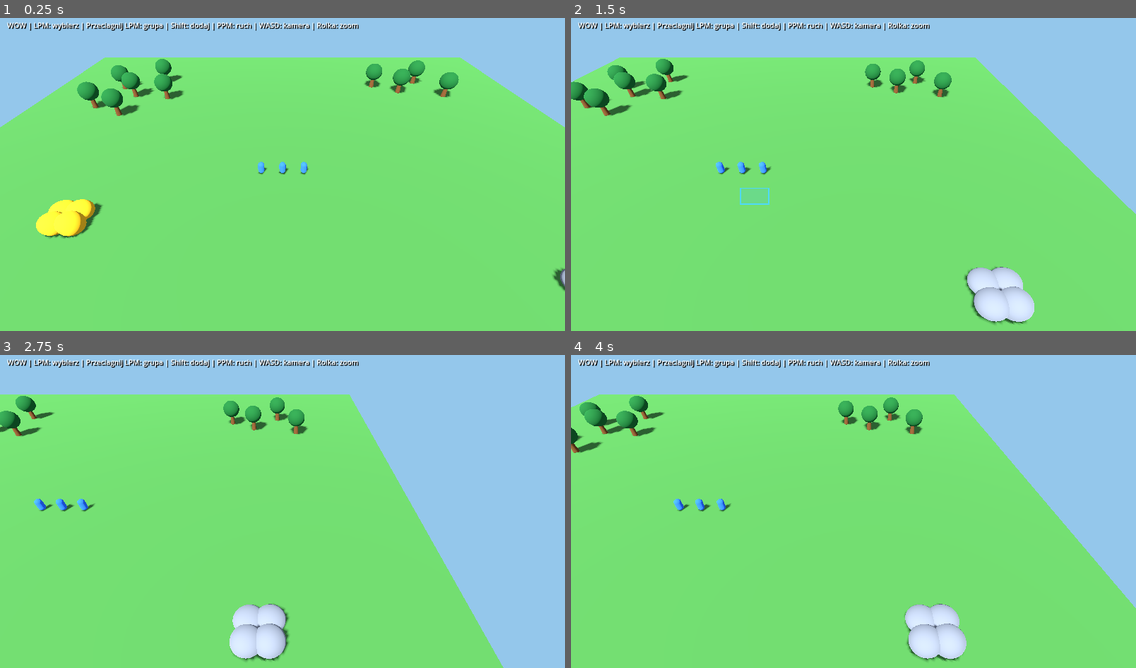
Above: before the commit, frames 1-4 (two rows, left to right).
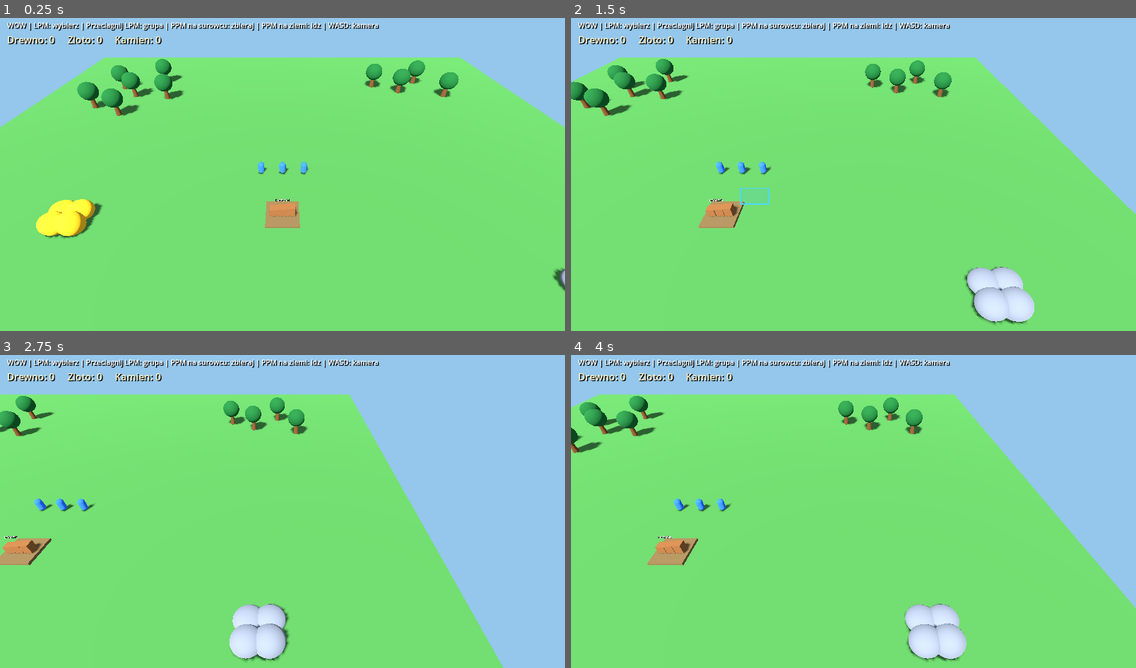
Above: after the commit, the same moments.

Repository: serafin1367/wow
Game: Godot game, scene res://scenes/main.tscn
The game is run twice, just before and just after one commit, with the same random seed, the same clock (stepped at 60 frames per second) and the same inputs.
Inputs (mouse positions are in pixels of both pictures, inside the frame that each line leads up to):
- Up to frame 1 (0.25 s): no input
- Up to frame 2 (1.5 s): tap Enter at 0.5 s; move the mouse to (977, 155) at 0.52 s; hold D 0.53-1.25 s; click (977, 155) at 0.67 s; drag from (740, 187) to (825, 237) at 1.27 s
- Up to frame 3 (2.75 s): move the mouse to (339, 439) at 2.02 s; hold D from 2.03 s (still down)
- Up to frame 4 (4 s): release D at 2.75 s; drag from (825, 574) to (684, 461) at 2.77 s; move the mouse to (1023, 558) at 3.52 s; hold A from 3.53 s (still down)

The runs differ from the first frame. In frame 1, 1.5% of the frame differs, in the area x 1-68%, y 1-68%; in frame 2, 1.5%; in frame 3, 1.6%, in the area x 0-68%, y 1-68%; in frame 4, 1.6%.

Commit message:
feat: integrate harvestable trees/mines, stockpile and live resource HUD

Diff:
--- a/scripts/main.gd
+++ b/scripts/main.gd
@@ -5,6 +5,8 @@
 const CAMERA_SCRIPT = preload("res://scripts/rts_camera.gd")
 const NAVIGATION_SCRIPT = preload("res://scripts/navigation_grid.gd")
 const SELECTION_BOX_SCRIPT = preload("res://scripts/selection_box.gd")
+const RESOURCE_SCRIPT = preload("res://scripts/resource_node.gd")
+const DEPOT_POSITION: Vector3 = Vector3(0.0, 0.0, 8.0)
 const MAP_SIZE: float = 100.0
 
 var workers: Array = []
@@ -14,12 +16,15 @@
 var mouse_down: bool = false
 var is_dragging: bool = false
 var drag_start: Vector2 = Vector2.ZERO
+var resource_totals: Dictionary = {"wood": 0, "gold": 0, "stone": 0}
+var resource_label: Label
 
 
 func _ready() -> void:
 	_create_environment()
 	_create_ground()
 	_create_resources()
+	_create_depot()
 	_create_workers()
 	_create_camera()
 	_create_hud()
@@ -86,7 +91,11 @@
 
 
 func _add_tree(parent_node: Node3D, coords: Vector2) -> void:
-	var tree := StaticBody3D.new()
+	var tree = RESOURCE_SCRIPT.new()
+	tree.resource_type = "wood"
+	tree.remaining = 60
+	tree.clearance_radius = 1.6
+	tree.depleted.connect(_on_resource_depleted)
 	tree.collision_layer = 4
 	tree.collision_mask = 0
 	tree.name = "Tree"
@@ -121,11 +130,23 @@
 	trunk_collision.shape = trunk_shape
 	trunk_collision.position.y = 1.25
 	tree.add_child(trunk_collision)
+
+	# Klikniecie korony drzewa rowniez zleca scinanie.
+	var crown_collision := CollisionShape3D.new()
+	var crown_shape := SphereShape3D.new()
+	crown_shape.radius = 1.7
+	crown_collision.shape = crown_shape
+	crown_collision.position.y = 3.35
+	tree.add_child(crown_collision)
 	navigation.block_circle(coords, 1.6)
 
 
 func _add_deposit(deposit_name: String, location: Vector3, tint: Color) -> void:
-	var deposit := StaticBody3D.new()
+	var deposit = RESOURCE_SCRIPT.new()
+	deposit.resource_type = "gold" if deposit_name == "GoldMine" else "stone"
+	deposit.remaining = 300
+	deposit.clearance_radius = 3.6
+	deposit.depleted.connect(_on_resource_depleted)
 	deposit.collision_layer = 4
 	deposit.collision_mask = 0
 	deposit.name = deposit_name
@@ -155,6 +176,45 @@
 	navigation.block_circle(Vector2(location.x, location.z), 3.6)
 
 
+func _create_depot() -> void:
+	var depot := Node3D.new()
+	depot.name = "Stockpile"
+	depot.position = DEPOT_POSITION
+	add_child(depot)
+
+	var platform := MeshInstance3D.new()
+	platform.name = "StoragePlatform"
+	var platform_mesh := BoxMesh.new()
+	platform_mesh.size = Vector3(4.0, 0.35, 4.0)
+	platform.mesh = platform_mesh
+	platform.position.y = 0.18
+	platform.material_override = _make_material(Color(0.43, 0.34, 0.20))
+	depot.add_child(platform)
+
+	for i in range(3):
+		var crate := MeshInstance3D.new()
+		crate.name = "Crate%d" % i
+		var crate_mesh := BoxMesh.new()
+		crate_mesh.size = Vector3(0.95, 1.0 + float(i) * 0.25, 0.95)
+		crate.mesh = crate_mesh
+		crate.position = Vector3(float(i) - 1.0, 0.85, 0.0)
+		crate.material_override = _make_material(Color(0.52, 0.33, 0.17))
+		depot.add_child(crate)
+
+	var depot_name := Label3D.new()
+	depot_name.text = "MAGAZYN"
+	depot_name.position.y = 2.6
+	depot_name.font_size = 40
+	depot_name.pixel_size = 0.008
+	depot_name.billboard = BaseMaterial3D.BILLBOARD_ENABLED
+	depot.add_child(depot_name)
+
+
+func _on_resource_depleted(resource, clearance_radius: float) -> void:
+	var p: Vector3 = resource.global_position
+	navigation.unblock_circle(Vector2(p.x, p.z), clearance_radius)
+
+
 func _create_workers() -> void:
 	var starting_positions: Array[Vector3] = [
 		Vector3(-3.0, 0.0, 0.0),
@@ -166,6 +226,7 @@
 		worker.name = "Worker%d" % (workers.size() + 1)
 		worker.position = start
 		add_child(worker)
+		worker.resource_delivered.connect(_on_resource_delivered)
 		workers.append(worker)
 
 
@@ -182,7 +243,7 @@
 	add_child(ui)
 	var hint := Label.new()
 	hint.name = "Controls"
-	hint.text = "WOW | LPM: wybierz | Przeciagnij LPM: grupa | Shift: dodaj | PPM: ruch | WASD: kamera | Rolka: zoom"
+	hint.text = "WOW | LPM: wybierz | Przeciagnij LPM: grupa | PPM na surowcu: zbieraj | PPM na ziemi: idz | WASD: kamera"
 	hint.position = Vector2(16, 14)
 	hint.add_theme_font_size_override("font_size", 16)
 	hint.add_theme_color_override("font_color", Color.WHITE)
@@ -190,6 +251,17 @@
 	hint.add_theme_constant_override("shadow_offset_x", 2)
 	hint.add_theme_constant_override("shadow_offset_y", 2)
 	ui.add_child(hint)
+
+	resource_label = Label.new()
+	resource_label.name = "ResourceCounters"
+	resource_label.position = Vector2(16, 43)
+	resource_label.add_theme_font_size_override("font_size", 22)
+	resource_label.add_theme_color_override("font_color", Color(1.0, 0.96, 0.80))
+	resource_label.add_theme_color_override("font_shadow_color", Color.BLACK)
+	resource_label.add_theme_constant_override("shadow_offset_x", 2)
+	resource_label.add_theme_constant_override("shadow_offset_y", 2)
+	ui.add_child(resource_label)
+	_update_resource_hud()
 
 	selection_box = SELECTION_BOX_SCRIPT.new()
 	selection_box.name = "SelectionBox"
@@ -254,6 +326,15 @@
 func _command_move_selected(screen_position: Vector2) -> void:
 	if selected_workers.is_empty():
 		return
+
+	var resource_hit := _raycast(screen_position, 4)
+	if resource_hit.has("collider"):
+		var clicked_object = resource_hit["collider"]
+		if clicked_object.has_method("harvest"):
+			for worker in selected_workers:
+				worker.command_gather(clicked_object, navigation, DEPOT_POSITION)
+			return
+
 	var hit := _raycast(screen_position, 1)
 	if hit.is_empty():
 		return
@@ -291,6 +372,23 @@
 	worker.set_selected(true)
 
 
+func _on_resource_delivered(resource_type: String, amount: int) -> void:
+	if not resource_totals.has(resource_type):
+		return
+	resource_totals[resource_type] = int(resource_totals[resource_type]) + amount
+	_update_resource_hud()
+
+
+func _update_resource_hud() -> void:
+	if resource_label == null:
+		return
+	resource_label.text = "Drewno: %d     Zloto: %d     Kamien: %d" % [
+		int(resource_totals["wood"]),
+		int(resource_totals["gold"]),
+		int(resource_totals["stone"])
+	]
+
+
 func _make_material(tint: Color) -> StandardMaterial3D:
 	var material := StandardMaterial3D.new()
 	material.albedo_color = tint
